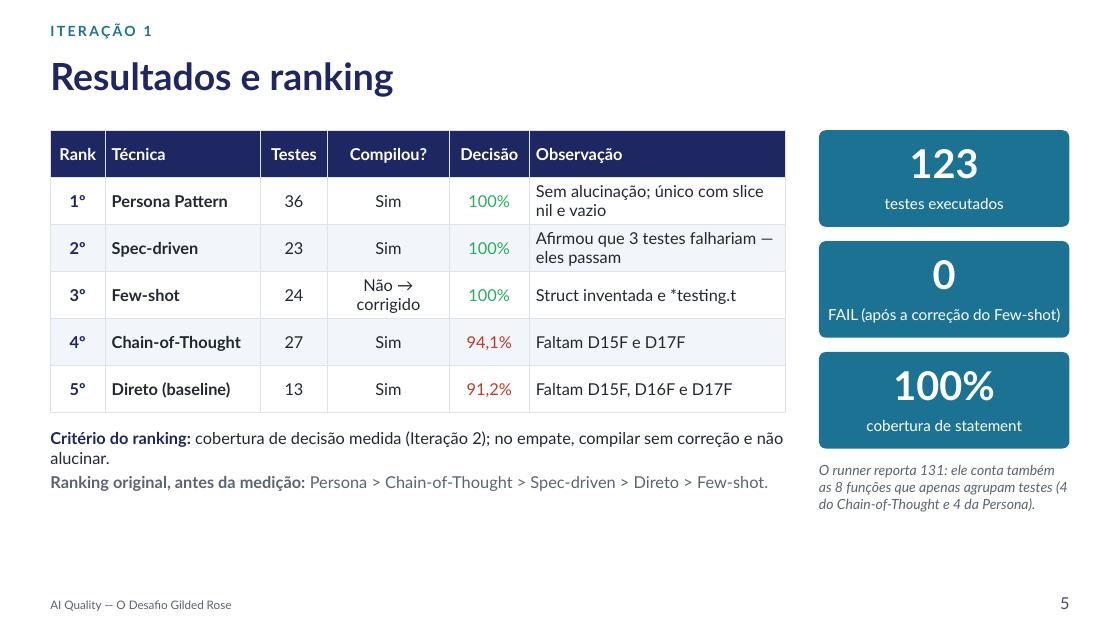
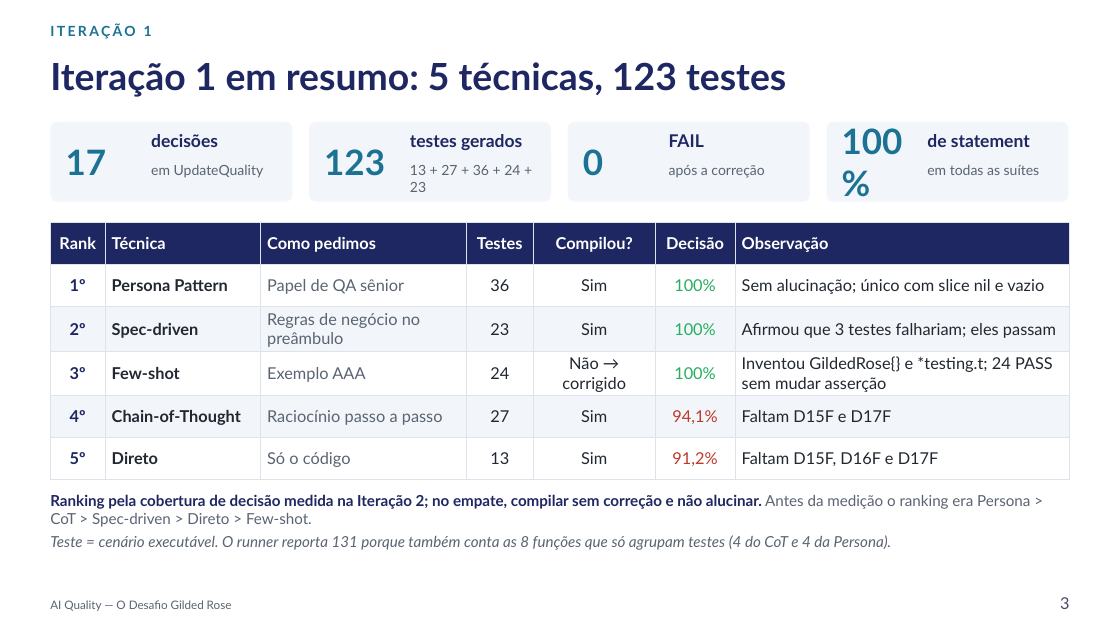
Before and after one commit to gustavoprehl/TesteDeSoftware, a slide deck: slide 3 of docs/iteracao2/AI_Quality_Gilded_Rose_IT2.pptx (slide 5 before the commit). Drawn at 1120x630 pixels with LibreOffice and Linux fonts; fonts in the diff are those of the drawing. Boxes give left, top, right and bottom in pixels: in the first picture for what was removed or moved away, otherwise in the second. Text is boxed around its words. In the diff, an @@ line names an element or a change of style, - is before the commit and + after.

```diff
--- a/docs/iteracao2/AI_Quality_Gilded_Rose_IT2.pptx
+++ b/docs/iteracao2/AI_Quality_Gilded_Rose_IT2.pptx
@@ title at (x1=50, y1=62, x2=786, y2=97): text changed @@
-Resultados e ranking
+Iteração 1 em resumo: 5 técnicas, 123 testes
@@ rounded rectangle added at (x1=50, y1=122, x2=292, y2=202), fill #F2F5F9 @@
@@ text added at (x1=66, y1=149, x2=107, y2=175), 30 pt, text #1C7293, bold @@
+17
@@ text added at (x1=151, y1=134, x2=218, y2=147), 15 pt, text #1E2761, bold @@
+decisões
@@ rounded rectangle added at (x1=309, y1=122, x2=551, y2=202), fill #F2F5F9 @@
@@ text "123" moved from (x1=910, y1=149, x2=979, y2=179) to (x1=324, y1=149, x2=385, y2=176) @@
@@ text added at (x1=410, y1=134, x2=522, y2=150), 15 pt, text #1E2761, bold @@
+testes gerados
@@ rounded rectangle resized from (x1=819, y1=352, x2=1070, y2=449) to (x1=568, y1=122, x2=810, y2=202) @@
@@ rounded rectangle at (x1=568, y1=122, x2=810, y2=202): fill #1C7293 to #F2F5F9; proportions changed @@
@@ text "0" moved from (x1=933, y1=260, x2=956, y2=290) to (x1=583, y1=149, x2=603, y2=176) @@
@@ text added at (x1=669, y1=134, x2=704, y2=147), 15 pt, text #1E2761, bold @@
+FAIL
@@ rounded rectangle at (x1=827, y1=122, x2=1069, y2=202): fill #1C7293 to #F2F5F9; proportions changed @@
@@ rounded rectangle resized from (x1=819, y1=130, x2=1070, y2=227) to (x1=827, y1=122, x2=1069, y2=202) @@
@@ size 34 to 30 pt, text colour #FFFFFF to #1C7293; alignment centre to left in 3 elements at (x1=324, y1=149, x2=385, y2=176), (x1=583, y1=149, x2=603, y2=176), (x1=842, y1=128, x2=903, y2=155) @@
@@ text "100%" moved from (x1=893, y1=371, x2=994, y2=401) to (x1=842, y1=128, x2=903, y2=155) @@
@@ text at (x1=927, y1=134, x2=1030, y2=147): text changed; size 13 to 15 pt; text colour #FFFFFF to #1E2761; bold on @@
-cobertura de statement
+de statement
@@ text "de statement" at (x1=927, y1=134, x2=1030, y2=147): vertical alignment middle to top @@
@@ text added at (x1=151, y1=165, x2=264, y2=178), 12 pt, text #5A6472 @@
+em UpdateQuality
@@ text added at (x1=410, y1=165, x2=520, y2=192), 12 pt, text #5A6472 @@
+13 + 27 + 36 + 24 + 23
@@ text "após a correção" at (x1=669, y1=165, x2=764, y2=178): vertical alignment middle to top @@
@@ text at (x1=669, y1=165, x2=764, y2=178): text changed; size 13 to 12 pt; text colour #FFFFFF to #5A6472 @@
-FAIL (após a correção do Few-shot)
+após a correção
@@ text added at (x1=927, y1=165, x2=1040, y2=175), 12 pt, text #5A6472 @@
+em todas as suítes
@@ text removed at (x1=885, y1=198, x2=1003, y2=209) @@
-testes executados
@@ table at (x1=50, y1=223, x2=1070, y2=471) @@
-column 2: Técnica | Persona Pattern | Spec-driven | Few-shot | Chain-of-Thought | Direto (baseline)
+column 2: Técnica | Persona Pattern | Spec-driven | Few-shot | Chain-of-Thought | Direto
+column 3: Como pedimos | Papel de QA sênior | Regras de negócio no preâmbulo | Exemplo AAA | Raciocínio passo a passo | Só o código
-column 7, row 3: Afirmou que 3 testes falhariam — eles passam
+column 7, row 3: Afirmou que 3 testes falhariam; eles passam
-column 7, row 4: Struct inventada e *testing.t
+column 7, row 4: Inventou GildedRose{} e *testing.t; 24 PASS sem mudar asserção
@@ table resized from (x1=50, y1=130, x2=786, y2=402) to (x1=50, y1=223, x2=1070, y2=471) @@
@@ rounded rectangle removed at (x1=819, y1=241, x2=1070, y2=338) @@
@@ text removed at (x1=819, y1=465, x2=1068, y2=512) @@
-O runner reporta 131: ele conta também as 8 funções que apenas agrupam testes (4 do Chain-of-Thought e 4 da Persona).
@@ text at (x1=50, y1=494, x2=1030, y2=550): text changed; size 14 to 13 pt @@
-Critério do ranking: cobertura de decisão medida (Iteração 2); no empate, compilar sem correção e não alucinar.
-Ranking original, antes da medição: Persona > Chain-of-Thought > Spec-driven > Direto > Few-shot.
+Ranking pela cobertura de decisão medida na Iteração 2; no empate, compilar sem correção e não alucinar. Antes da medição o ranking era Persona > CoT > Spec-driven > Direto > Few-shot.
+Teste = cenário executável. O runner reporta 131 porque também conta as 8 funções que só agrupam testes (4 do CoT e 4 da Persona).
@@ text at (x1=1060, y1=597, x2=1069, y2=609): text changed @@
-5
+3
```
Also in this commit, not shown: 12 other slides changed, 4 slides removed, 2 other files.
